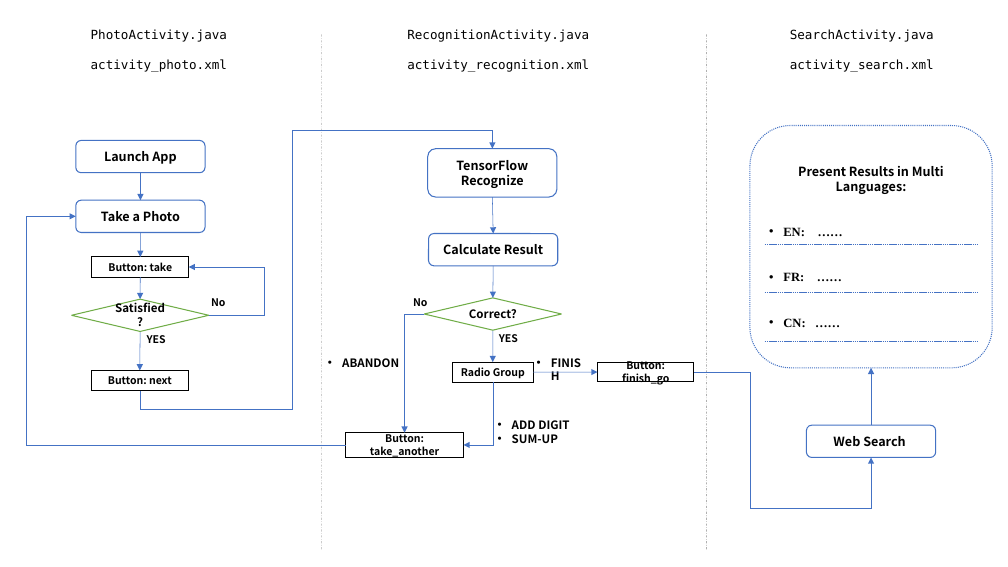
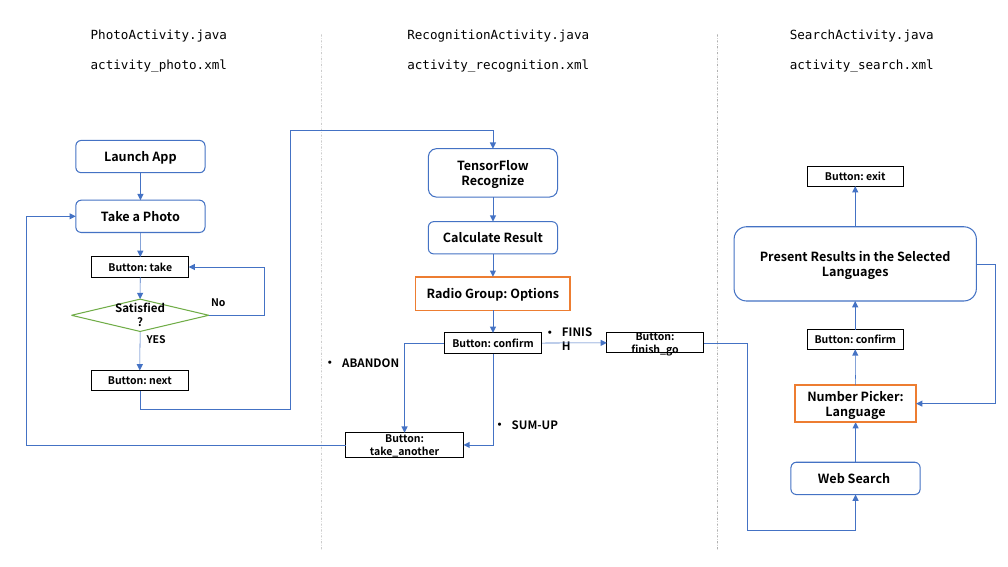
Before and after one commit to Lunj12/finger-android, a slide deck: slide 1 of Finger Recognition by TensorFlow Models on Android.pptx. Drawn at 1008x567 pixels with LibreOffice and Linux fonts; fonts in the diff are those of the drawing. Boxes give left, top, right and bottom in pixels: in the first picture for what was removed or moved away, otherwise in the second. Text is boxed around its words. In the diff, an @@ line names an element or a change of style, - is before the commit and + after.

```diff
--- a/Finger Recognition by TensorFlow Models on Android.pptx
+++ b/Finger Recognition by TensorFlow Models on Android.pptx
@@ line moved from (707, 35) - (707, 551) to (718, 35) - (718, 551) @@
@@ elbow arrow (140, 391) - (493, 149): route changed @@
@@ rectangle added at box(808, 166, 904, 186), fill #FFFFFF, outline #000000 1 pt, 10 pt, text #000000, bold @@
+Button: exit
@@ arrow moved from (492, 197) - (493, 234) to (493, 197) - (493, 222) @@
@@ arrow added from (855, 227) to (855, 186), #4472C4 0.5 pt @@
@@ rounded rectangle "Calculate Result": place and size @@
-rounded rectangle "Calculate Result" at box(429, 234, 558, 266)
+rounded rectangle "Calculate Result" at box(429, 222, 558, 254)
@@ rounded rectangle "Present Results in the Selected ...": place and size @@
-rounded rectangle "Present Results in the Selected ..." at box(750, 126, 993, 368)
+rounded rectangle "Present Results in the Selected ..." at box(734, 227, 977, 301)
@@ rounded rectangle "Present Results in the Selected ..." at box(734, 227, 977, 301): outline #4472C4 1 pt dashed to #4472C4 1 pt @@
@@ arrow moved from (493, 266) - (493, 298) to (493, 254) - (493, 277) @@
@@ text in rounded rectangle at box(760, 251, 950, 279): text changed @@
-Present Results in Multi Languages:
-• EN: ……
-• FR: ……
-• CN: ……
+Present Results in the Selected Languages
@@ elbow arrow added from (977, 264) to (917, 404), #4472C4 0.5 pt @@
@@ group removed at box(413, 244, 978, 342): 3 lines, 2 texts, 1 diamond @@
-Correct?
-YES
-No
@@ rectangle "Radio Group: Options": place and size @@
-rectangle "Radio Group: Options" at box(452, 362, 533, 383)
+rectangle "Radio Group: Options" at box(416, 277, 571, 310)
@@ rectangle "Radio Group: Options" at box(416, 277, 571, 310): outline #000000 1 pt to #ED7D31 1.5 pt @@
@@ text in rectangle at box(427, 288, 559, 301): text changed; size 10 to 12 pt @@
-Radio Group
+Radio Group: Options
@@ arrow moved from (493, 330) - (493, 362) to (493, 311) - (493, 333) @@
@@ arrow added from (855, 330) to (855, 301), #4472C4 0.5 pt @@
@@ elbow arrow moved from (424, 314) - (405, 433) to (445, 343) - (405, 433) @@
@@ rectangle added at box(445, 333, 541, 353), fill #FFFFFF, outline #000000 1 pt, 10 pt, text #000000, bold @@
+Button: confirm
@@ elbow arrow moved from (493, 383) - (464, 445) to (493, 353) - (464, 445) @@
@@ 1 rectangle, 1 text, 1 arrow: place and size @@
-1 rectangle, 1 text, 1 arrow at box(533, 362, 693, 385)
+1 rectangle, 1 text, 1 arrow at box(541, 333, 703, 356)
@@ elbow arrow moved from (694, 372) - (871, 457) to (703, 343) - (856, 495) @@
@@ rectangle added at box(808, 330, 904, 349), fill #FFFFFF, outline #000000 1 pt, 10 pt, text #000000, bold @@
+Button: confirm
@@ arrow added from (856, 385) to (855, 349), #4472C4 0.5 pt @@
@@ rectangle added at box(796, 385, 917, 422), fill #FFFFFF, outline #ED7D31 1.5 pt, 12 pt, text #000000, bold @@
+Number Picker:
+Language
@@ text at box(512, 420, 569, 429): paragraph removed @@
-• ADD DIGIT
@@ arrow moved from (871, 425) - (871, 368) to (856, 462) - (856, 422) @@
@@ rounded rectangle "Web Search": place and size @@
-rounded rectangle "Web Search" at box(807, 425, 936, 457)
+rounded rectangle "Web Search" at box(791, 462, 920, 495)
```
Also in this commit, not shown: 1 other file.
